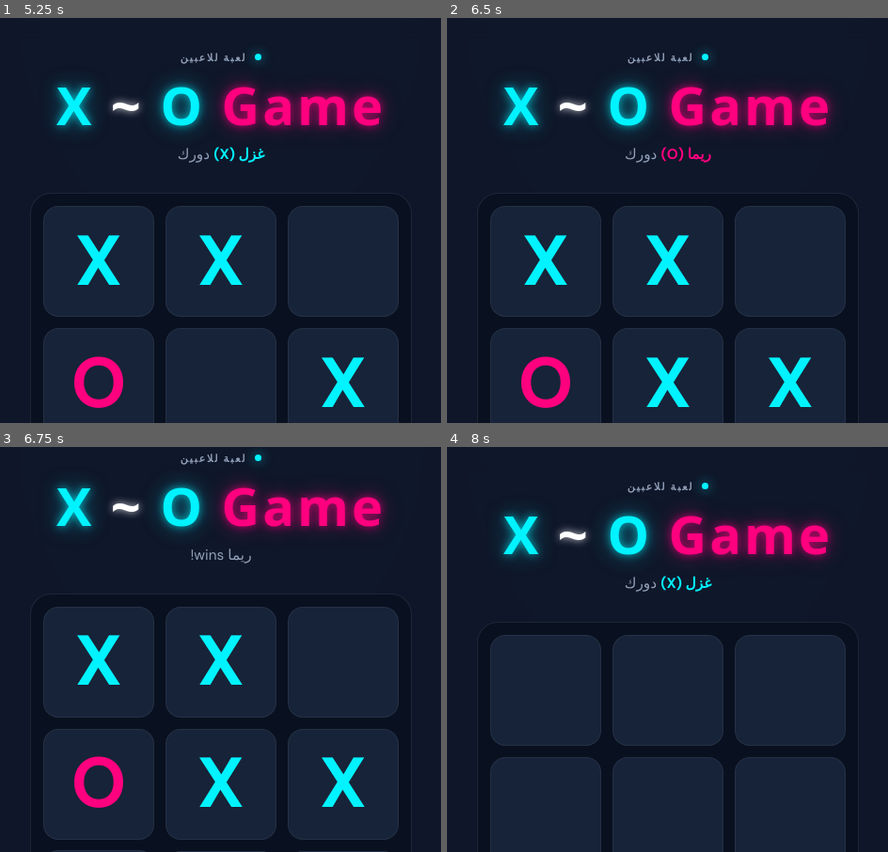
Above: before the commit, frames 1-4 (two rows, left to right).
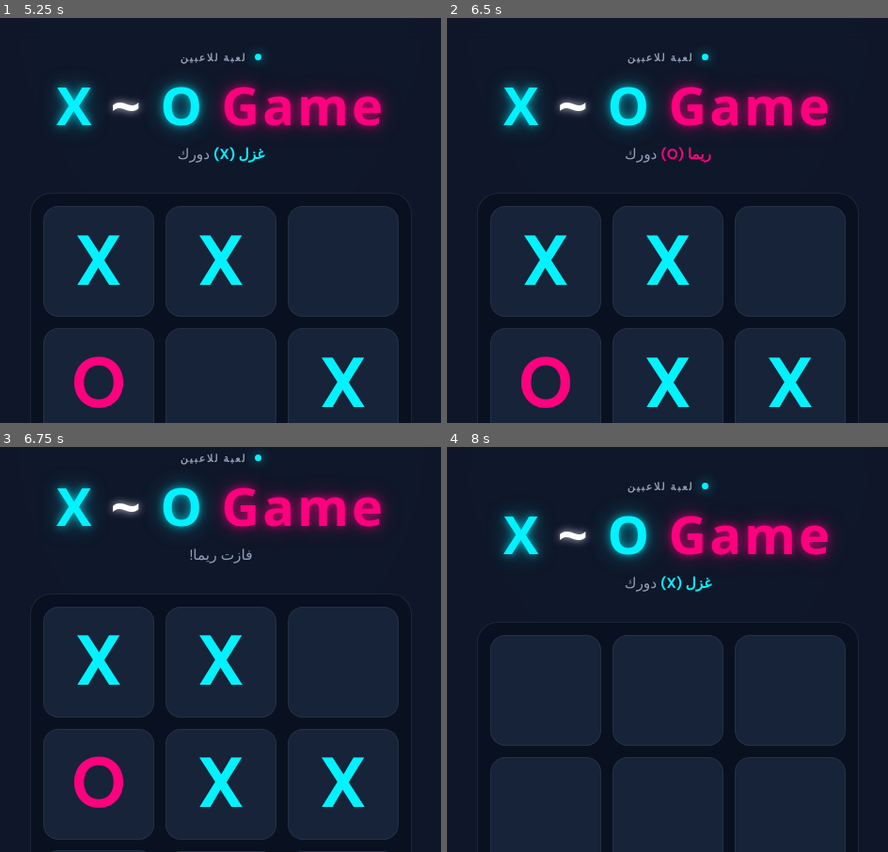
Above: after the commit, the same moments.

Repository: ramisadaa/x_o_game
Game: browser game, page index.html
Two runs of this game, one before a commit and one after it. Both use one fixed random seed, a clock stepped at 60 frames per second and the inputs below.
Inputs:
- Up to frame 1 (5.25 s): tap Space every 0.5 s from 1.1 to 5.1 s; click "Top center cell" at 1.27 s; click "Bottom left cell" at 1.87 s; click "Middle left cell" at 2.02 s; click "Bottom center cell" at 2.47 s; click "X" at 3.07 s; click "O" at 3.67 s; click "Top right cell" at 4.27 s; click "X" at 4.52 s; click "Middle right cell" at 4.87 s
- Up to frame 2 (6.5 s): click "Center cell" at 5.47 s; tap Space at 5.6, 6.1 s; click "X" at 6.07 s
- Up to frame 3 (6.75 s): tap Space at 6.6 s; click "Bottom right cell" at 6.67 s
- Up to frame 4 (8 s): click "O" at 7.02 s; tap Space at 7.1, 7.6 s; click "O" at 7.27 s; click "العبوا مرة أخرى" at 7.87 s
The pictures show only the part of the screen within x 13-63%, y 10-60%; the shares and areas given below are measured in that part.

Frames 1-2 are identical in both runs. In frame 3, 0.2% of the frame differs, in the area x 43-58%, y 25-29%; in frame 4, nothing differs.

Commit message:
Update player names and add local AI

Diff:
--- a/index.html
+++ b/index.html
@@ -77,6 +77,11 @@
         <label for="color-x">لون X <input id="color-x" type="color" value="#00f3ff"></label>
         <label for="color-o">لون O <input id="color-o" type="color" value="#ff007f"></label>
       </div>
+      <div class="ai-fields">
+        <label class="ai-option" for="ai-x"><input id="ai-x" type="checkbox"> <span id="ai-x-label">غزل تلعب كذكاء اصطناعي (X)</span></label>
+        <label class="ai-option" for="ai-o"><input id="ai-o" type="checkbox"> <span id="ai-o-label">ريما تلعب كذكاء اصطناعي (O)</span></label>
+        <p class="ai-note">إذا فعّلتِ الخيارين، ستلعب اللعبة تلقائيًا بين الذكاءين مع مهلة قصيرة بين الحركات.</p>
+      </div>
       <button class="save-settings" id="save-settings" type="button">حفظ الإعدادات</button>
     </section>
   </div>
--- a/script.js
+++ b/script.js
@@ -11,10 +11,13 @@
   nameX: "غزل",
   nameO: "ريما",
   colorX: "#00f3ff",
-  colorO: "#ff007f"
+  colorO: "#ff007f",
+  aiX: false,
+  aiO: false
 };
 let currentPlayer = "X";
 let gameOver = false;
+let aiTimer = null;
 
 const winningCombinations = [
   [0, 1, 2], [3, 4, 5], [6, 7, 8],
@@ -27,9 +30,19 @@
   return customName || (mark === "X" ? "غزل" : "ريما");
 }
 
+function renderTurnMessage() {
+  const mark = document.createElement("span");
+  mark.className = "turn-mark";
+  mark.textContent = `${playerName(currentPlayer)} (${currentPlayer})`;
+  mark.style.color = currentPlayer === "X" ? settings.colorX : settings.colorO;
+  turnMessage.replaceChildren(mark, document.createTextNode(" دورك"));
+}
+
 function renderNames() {
   document.getElementById("score-x-name").textContent = playerName("X");
   document.getElementById("score-o-name").textContent = playerName("O");
+  document.getElementById("ai-x-label").textContent = `${playerName("X")} تلعب كذكاء اصطناعي (X)`;
+  document.getElementById("ai-o-label").textContent = `${playerName("O")} تلعب كذكاء اصطناعي (O)`;
   document.querySelector(".player-x").innerHTML = `<span class="chip-symbol">X</span> ${escapeHtml(playerName("X"))}`;
   document.querySelector(".player-o").innerHTML = `<span class="chip-symbol">O</span> ${escapeHtml(playerName("O"))}`;
 }
@@ -45,6 +58,10 @@
   document.getElementById("score-o").textContent = winCount.O;
 }
 
+function isAiPlayer(mark) {
+  return mark === "X" ? settings.aiX : settings.aiO;
+}
+
 function checkWinner() {
   for (const [a, b, c] of winningCombinations) {
     const mark = allCells[a].textContent;
@@ -54,6 +71,8 @@
 }
 
 function finishRound(result) {
+  clearTimeout(aiTimer);
+  clearTimeout(aiTimer);
   gameOver = true;
   allCells.forEach((cell) => cell.classList.add("locked"));
   restartButton.hidden = false;
@@ -62,11 +81,84 @@
   } else {
     winCount[result] += 1;
     renderScore();
-    turnMessage.textContent = `${playerName(result)} wins!`;
-  }
+    turnMessage.textContent = `فازت ${playerName(result)}!`;
+  }
+}
+
+function makeMove(index) {
+  if (gameOver || allCells[index].textContent) return;
+  const cell = allCells[index];
+  cell.textContent = currentPlayer;
+  cell.dataset.mark = currentPlayer;
+
+  const winner = checkWinner();
+  if (winner) return finishRound(winner);
+  if (allCells.every((item) => item.textContent)) return finishRound("draw");
+
+  currentPlayer = currentPlayer === "X" ? "O" : "X";
+  renderTurnMessage();
+  scheduleAiMove();
+}
+
+function getBestAiMove(aiMark) {
+  const board = allCells.map((cell) => cell.textContent || "");
+  const opponent = aiMark === "X" ? "O" : "X";
+
+  function winnerFor(state) {
+    for (const [a, b, c] of winningCombinations) {
+      if (state[a] && state[a] === state[b] && state[a] === state[c]) return state[a];
+    }
+    return null;
+  }
+
+  function minimax(state, isMaximizing, depth) {
+    const winner = winnerFor(state);
+    if (winner === aiMark) return 10 - depth;
+    if (winner === opponent) return depth - 10;
+    if (state.every(Boolean)) return 0;
+
+    let best = isMaximizing ? -Infinity : Infinity;
+    for (let index = 0; index < state.length; index += 1) {
+      if (state[index]) continue;
+      state[index] = isMaximizing ? aiMark : opponent;
+      const score = minimax(state, !isMaximizing, depth + 1);
+      state[index] = "";
+      best = isMaximizing ? Math.max(best, score) : Math.min(best, score);
+    }
+    return best;
+  }
+
+  let bestScore = -Infinity;
+  const bestMoves = [];
+  for (let index = 0; index < board.length; index += 1) {
+    if (board[index]) continue;
+    board[index] = aiMark;
+    const score = minimax(board, false, 0);
+    board[index] = "";
+    if (score > bestScore) {
+      bestScore = score;
+      bestMoves.length = 0;
+      bestMoves.push(index);
+    } else if (score === bestScore) {
+      bestMoves.push(index);
+    }
+  }
+  return bestMoves[Math.floor(Math.random() * bestMoves.length)];
+}
+
+function scheduleAiMove() {
+  clearTimeout(aiTimer);
+  if (gameOver || !isAiPlayer(currentPlayer)) return;
+  aiTimer = setTimeout(() => {
+    if (gameOver || !isAiPlayer(currentPlayer)) return;
+    const move = getBestAiMove(currentPlayer);
+    if (move !== undefined) makeMove(move);
+  }, 650);
 }
 
 function restartGame() {
+  clearTimeout(aiTimer);
+  clearTimeout(aiTimer);
   currentPlayer = "X";
   gameOver = false;
   allCells.forEach((cell) => {
@@ -74,30 +166,15 @@
     delete cell.dataset.mark;
     cell.classList.remove("locked");
   });
-  turnMessage.innerHTML = `<span class="turn-mark">${escapeHtml(playerName("X"))} (X)</span> دورك`;
-  turnMessage.querySelector(".turn-mark").style.color = settings.colorX;
+  renderTurnMessage();
   restartButton.hidden = true;
+  scheduleAiMove();
 }
 
 allCells.forEach((cell) => {
   cell.addEventListener("click", () => {
-    if (gameOver || cell.textContent) return;
-    cell.textContent = currentPlayer;
-    cell.dataset.mark = currentPlayer;
-
-    const winner = checkWinner();
-    if (winner) {
-      finishRound(winner);
-      return;
-    }
-    if (allCells.every((item) => item.textContent)) {
-      finishRound("draw");
-      return;
-    }
-
-    currentPlayer = currentPlayer === "X" ? "O" : "X";
-    turnMessage.innerHTML = `<span class="turn-mark">${escapeHtml(playerName(currentPlayer))} (${currentPlayer})</span> دورك`;
-    turnMessage.querySelector(".turn-mark").style.color = currentPlayer === "X" ? settings.colorX : settings.colorO;
+    if (isAiPlayer(currentPlayer)) return;
+    makeMove([...allCells].indexOf(cell));
   });
 });
 
@@ -144,6 +221,8 @@
   document.getElementById("player-o-name").value = settings.nameO;
   document.getElementById("color-x").value = settings.colorX;
   document.getElementById("color-o").value = settings.colorO;
+  document.getElementById("ai-x").checked = Boolean(settings.aiX);
+  document.getElementById("ai-o").checked = Boolean(settings.aiO);
   applyTheme(settings.theme);
   const initialTurn = document.querySelector(".turn-mark");
   if (initialTurn) initialTurn.style.color = settings.colorX;
@@ -158,19 +237,21 @@
   if (!settings.nameO) settings.nameO = "ريما";
   settings.colorX = document.getElementById("color-x").value;
   settings.colorO = document.getElementById("color-o").value;
+  settings.aiX = document.getElementById("ai-x").checked;
+  settings.aiO = document.getElementById("ai-o").checked;
   localStorage.setItem("xo-game-settings", JSON.stringify(settings));
   applyTheme(settings.theme);
   renderNames();
   if (!gameOver) {
-    const marker = document.getElementById("turn");
-    if (marker) marker.style.color = currentPlayer === "X" ? settings.colorX : settings.colorO;
-    else {
-      turnMessage.innerHTML = `<span class="turn-mark">${escapeHtml(playerName(currentPlayer))} (${currentPlayer})</span> دورك`;
-      turnMessage.querySelector(".turn-mark").style.color = currentPlayer === "X" ? settings.colorX : settings.colorO;
-    }
-  }
+    renderTurnMessage();
+  } else {
+    const winner = checkWinner();
+    if (winner) turnMessage.textContent = `فازت ${playerName(winner)}!`;
+  }
+  scheduleAiMove();
   hideSettings();
 });
 
 loadSettings();
 renderScore();
+scheduleAiMove();
--- a/style.css
+++ b/style.css
@@ -96,6 +96,10 @@
 .color-fields { display:grid; grid-template-columns:1fr 1fr; gap:12px; margin-top:6px; }
 .color-fields label { display:flex; justify-content:space-between; align-items:center; gap:8px; padding:9px 10px; border:1px solid var(--line); border-radius:10px; }
 .color-fields input { width:34px; height:28px; padding:0; border:0; background:transparent; cursor:pointer; }
+.ai-fields { display:grid; gap:9px; margin-top:16px; }
+.ai-option { display:flex; align-items:center; gap:9px; padding:11px 12px; border:1px solid var(--line); border-radius:11px; color:var(--text); font-size:.78rem; cursor:pointer; }
+.ai-option input { width:17px; height:17px; margin:0; accent-color:var(--x-color); }
+.ai-note { margin:0; color:var(--muted); font-size:.7rem; line-height:1.6; }
 .save-settings { width:100%; margin-top:22px; }
 
 @media (max-width:420px) {
